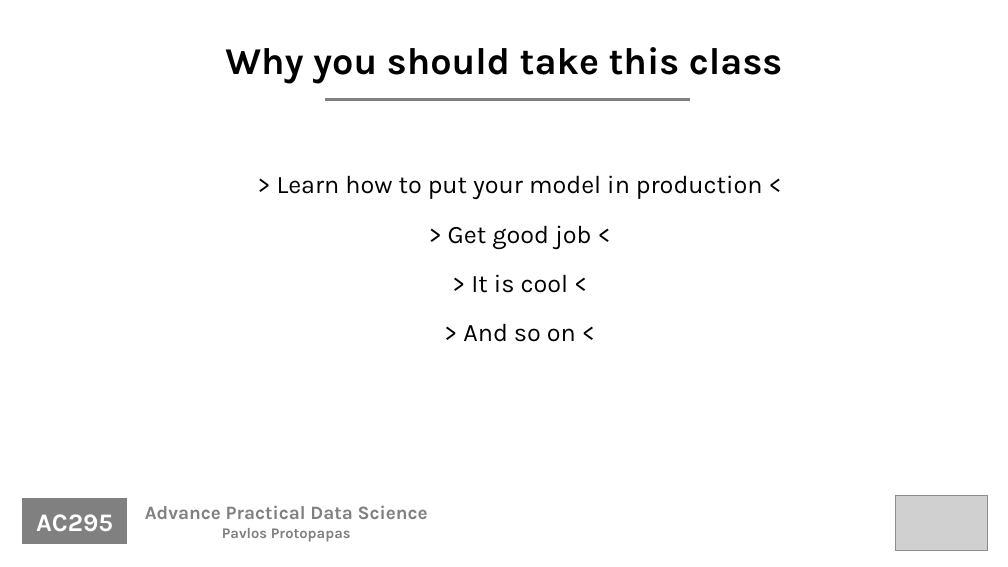
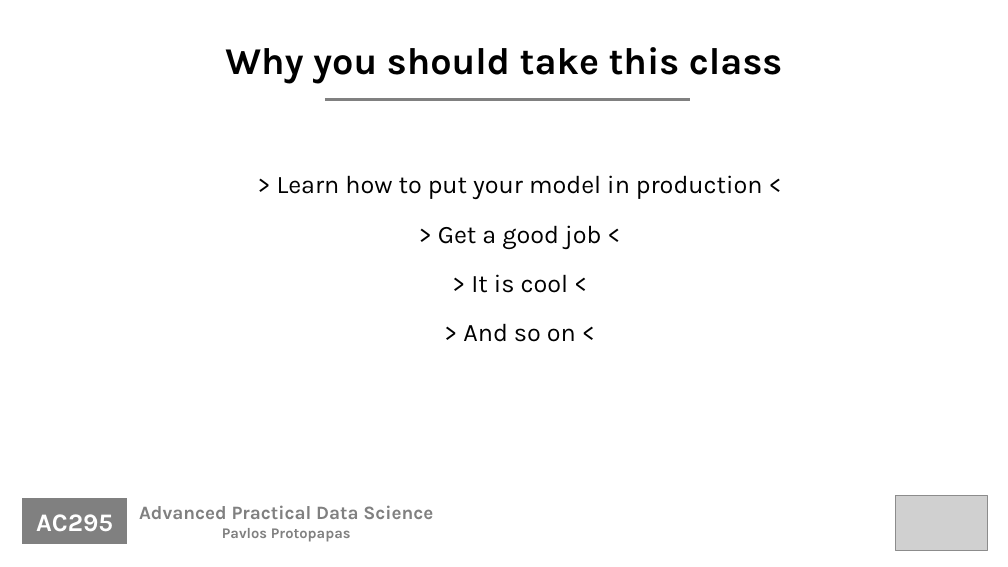
Before and after one commit to Harvard-IACS/2020-AC295, a slide deck: slide 5 of content/lectures/lecture1/presentation/lecture1_draft.pptx. Drawn at 1008x567 pixels with LibreOffice and Linux fonts; fonts in the diff are those of the drawing; grey boxes stand for pictures. Boxes give left, top, right and bottom in pixels: in the first picture for what was removed or moved away, otherwise in the second. Text is boxed around its words. In the diff, an @@ line names an element or a change of style, - is before the commit and + after.

```diff
--- a/content/lectures/lecture1/presentation/lecture1_draft.pptx
+++ b/content/lectures/lecture1/presentation/lecture1_draft.pptx
@@ text at box(438, 225, 602, 249): text changed @@
-> Get good job <
+> Get a good job <
@@ text at box(139, 505, 433, 519): text changed @@
-Advance Practical Data Science
+Advanced Practical Data Science
```
Also in this commit, not shown: 5 other slides changed.
